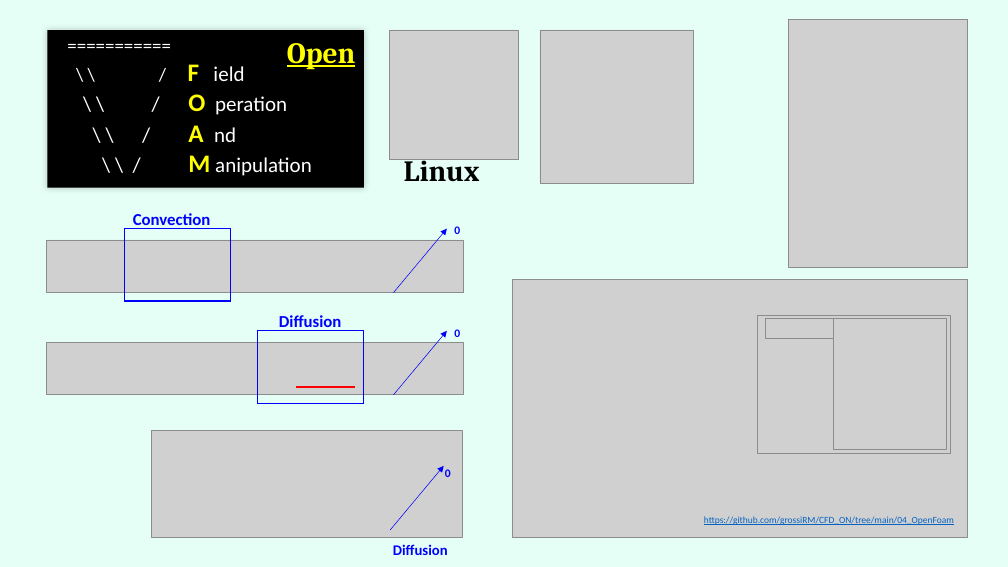
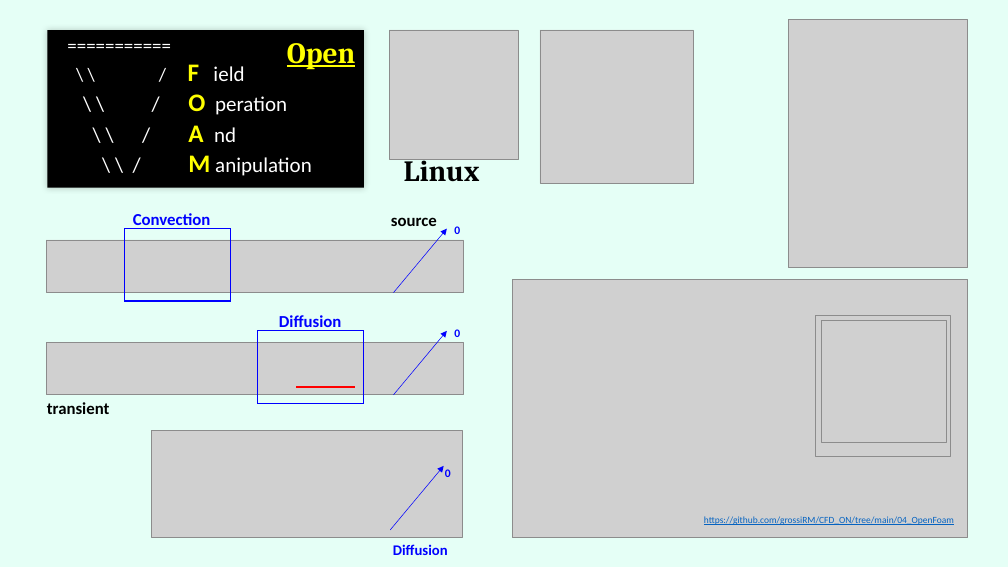
Before and after one commit to grossiRM/AM_FEG, a slide deck: slide 8 of Plano_V02_iii_AM_FEG/d_Topicos Especiais - Introducao a Manufatura Aditiva para Metais.pptx. Drawn at 1008x567 pixels with LibreOffice and Linux fonts; fonts in the diff are those of the drawing; grey boxes stand for pictures. Boxes give left, top, right and bottom in pixels: in the first picture for what was removed or moved away, otherwise in the second. Text is boxed around its words. In the diff, an @@ line names an element or a change of style, - is before the commit and + after.

```diff
--- a/Plano_V02_iii_AM_FEG/d_Topicos Especiais - Introducao a Manufatura Aditiva para Metais.pptx
+++ b/Plano_V02_iii_AM_FEG/d_Topicos Especiais - Introducao a Manufatura Aditiva para Metais.pptx
@@ text added at (391,217,437,226), 16 pt, text #000000, bold @@
+source
@@ picture removed at (766,319,834,339) @@
@@ picture: place and size @@
-picture at (757,316,951,454)
+picture at (815,316,951,457)
@@ picture: place and size @@
-picture at (834,319,947,450)
+picture at (822,321,948,442)
@@ text added at (47,402,109,414), 16 pt, text #000000, bold @@
+transient
```
Also in this commit, not shown: 10 other slides changed, 1 other file.
